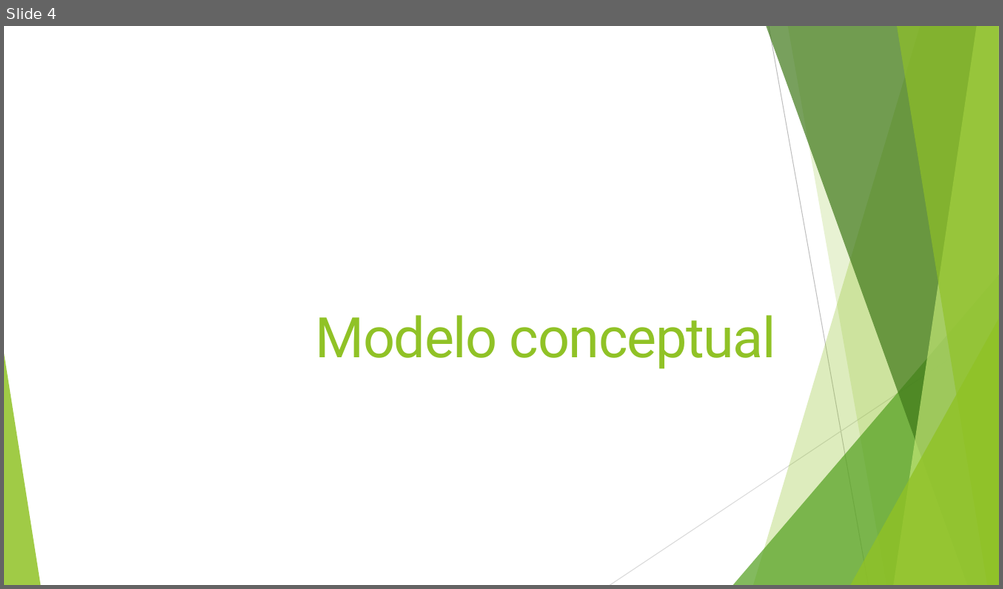
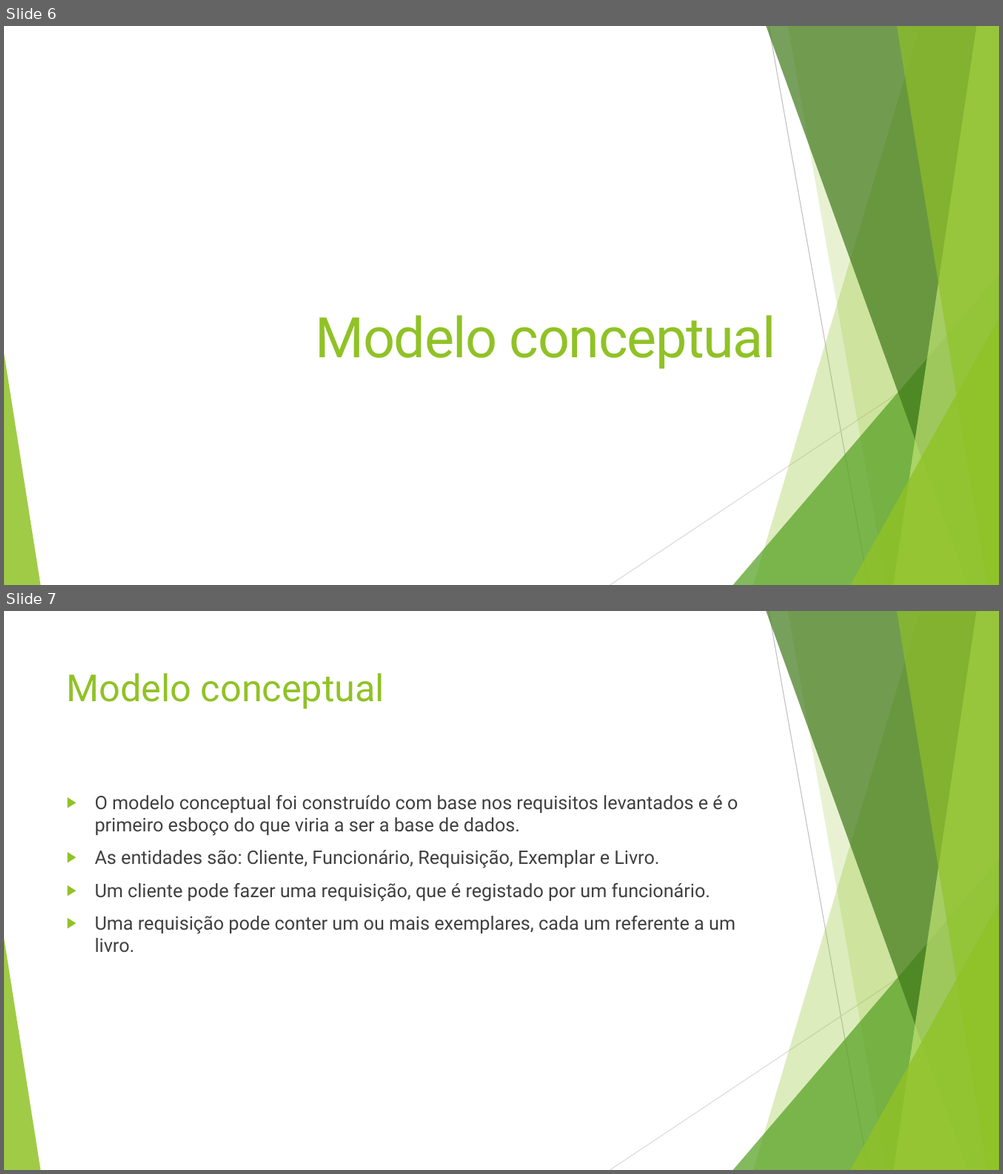
Before and after one commit to JRI98/ProjetoBD, a slide deck: Apresentação.pptx. Shown one above the other, each under a label of ours: slide 4 before the commit, slides 6 and 7 after it. The pictures are 1003x589 and 1003x1174 pixels, drawn with LibreOffice and Linux fonts; fonts in the diff are those of the drawing. Boxes give left, top, right and bottom in pixels: in the first picture for what was removed or moved away, otherwise in the second. Text is boxed around its words. In the diff, an @@ line names an element or a change of style, - is before the commit and + after.

```diff
--- a/Apresentação.pptx
+++ b/Apresentação.pptx
@@ slide 7 added at <box>4,611,999,1170</box>, background #FFFFFF; not listed: 10 template elements that a slide beside it also shows @@
@@ title added at <box>67,673,384,709</box>, 36 pt, text #90C226 @@
+Modelo conceptual
@@ text added at <box>95,795,737,953</box>, 18 pt, text #404040 @@
+▶ O modelo conceptual foi construído com base nos requisitos levantados e é o primeiro esboço do que viria a ser a base de dados.
+▶ As entidades são: Cliente, Funcionário, Requisição, Exemplar e Livro.
+▶ Um cliente pode fazer uma requisição, que é registado por um funcionário.
+▶ Uma requisição pode conter um ou mais exemplares, cada um referente a um livro.
@@ what was slide 4 is now slide 6 @@
```
Also in this commit, not shown: 3 slides changed, 10 other slides added, 3 slides removed.
